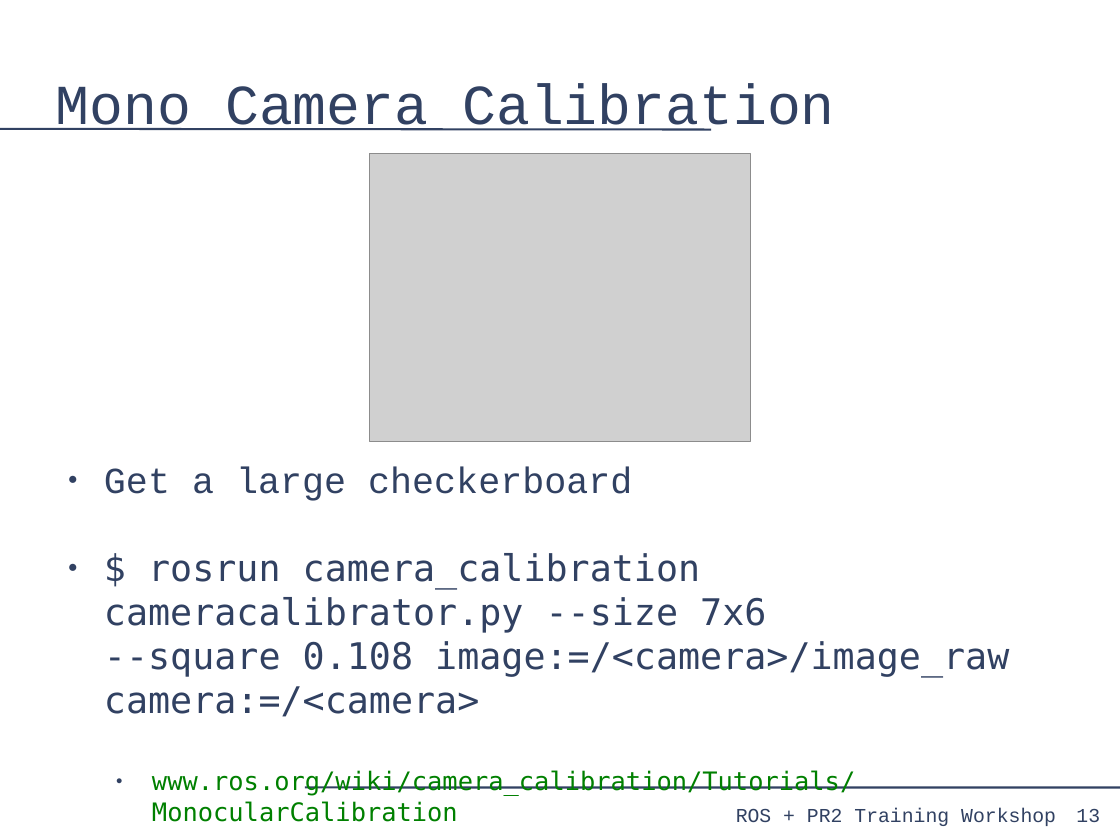
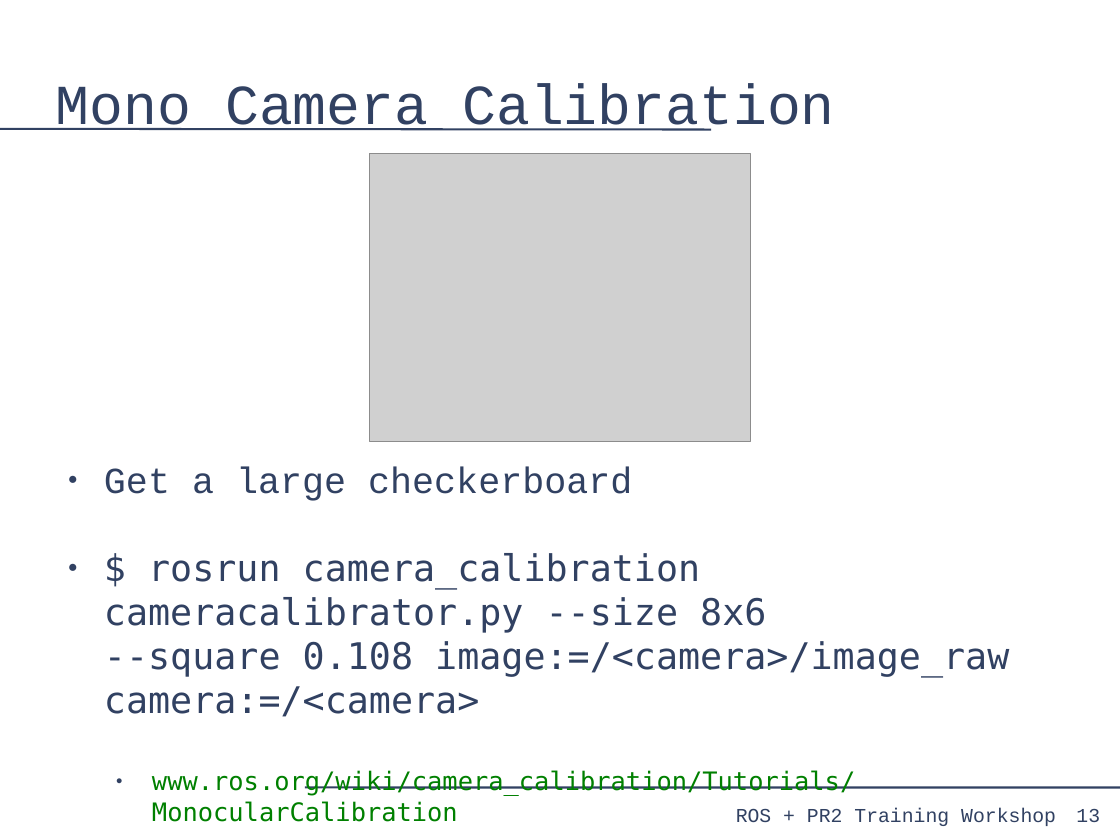
Before and after one commit to PR2/pr2_docs, a slide deck: slide 13 of pr2_training_workshop/processing_camera_data/slides.odp. Drawn at 1120x840 pixels with LibreOffice and Linux fonts; fonts in the diff are those of the drawing; grey boxes stand for pictures. Boxes give left, top, right and bottom in pixels: in the first picture for what was removed or moved away, otherwise in the second. Text is boxed around its words. In the diff, an @@ line names an element or a change of style, - is before the commit and + after.

```diff
--- a/pr2_training_workshop/processing_camera_data/slides.odp
+++ b/pr2_training_workshop/processing_camera_data/slides.odp
@@ text at box(104, 553, 1009, 717): text changed @@
-● $ rosrun camera_calibration cameracalibrator.py --size 7x6
-  --square 0.108 image:=/<camera>/image_raw camera:=/<camera>
+● $ rosrun camera_calibration cameracalibrator.py --size 8x6
+  --square 0.108 image:=/<camera>/image_raw camera:=/<camera>
```
Also in this commit, not shown: 1 other slide changed, 1 other file.
